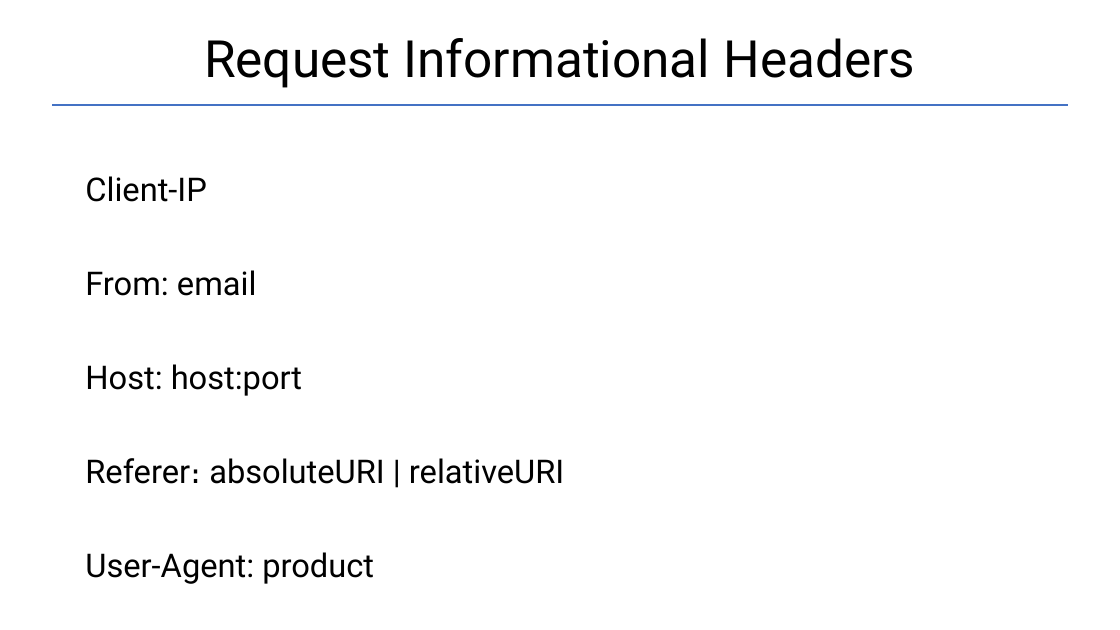
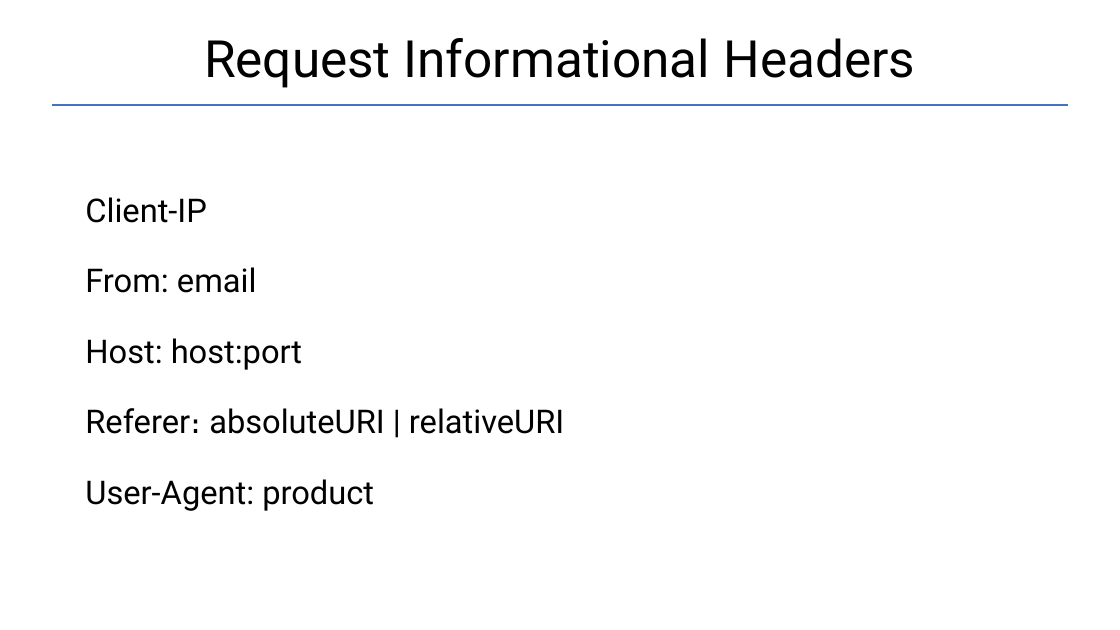
Before and after one commit to Garnik94/Levelup_presentations, a slide deck: slide 19 of Http/Http_presentation.pptx. Drawn at 1120x630 pixels with LibreOffice and Linux fonts; fonts in the diff are those of the drawing. Boxes give left, top, right and bottom in pixels: in the first picture for what was removed or moved away, otherwise in the second. Text is boxed around its words. In the diff, an @@ line names an element or a change of style, - is before the commit and + after.

```diff
--- a/Http/Http_presentation.pptx
+++ b/Http/Http_presentation.pptx
@@ text "Client-IP": place and size @@
-text "Client-IP" at box(85, 176, 564, 584)
+text "Client-IP" at box(85, 197, 564, 511)
@@ text "Client-IP" at box(85, 197, 564, 511): line spacing 2.1 to 1.5 @@
```
Also in this commit, not shown: 7 other slides changed, 1 slide added, 4 slides removed, 1 other file.
